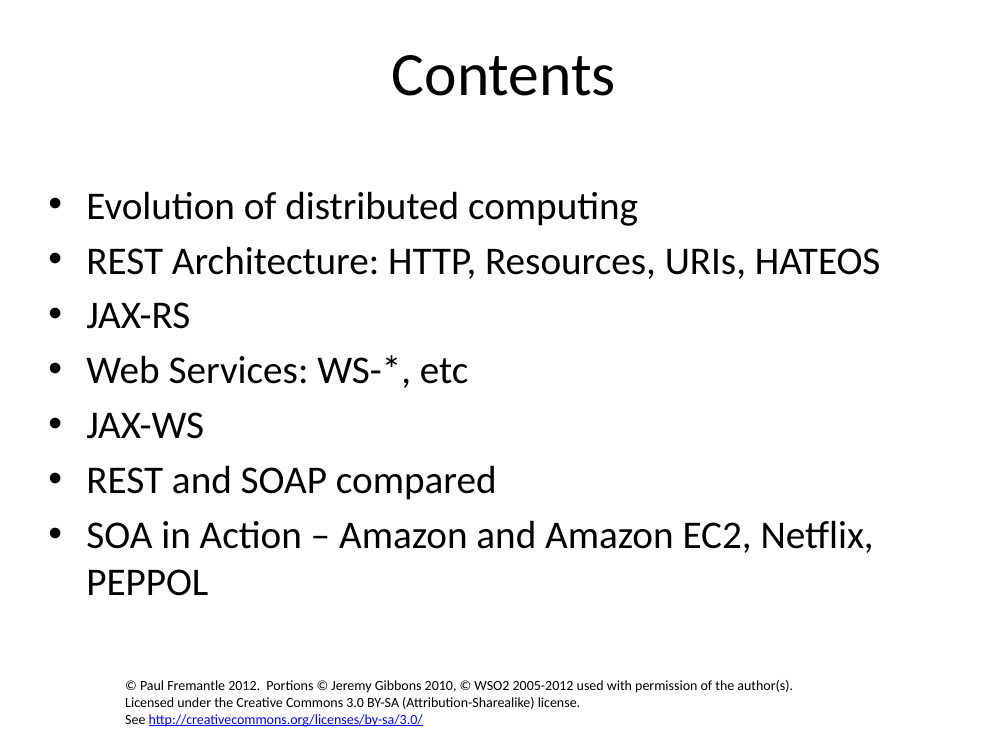
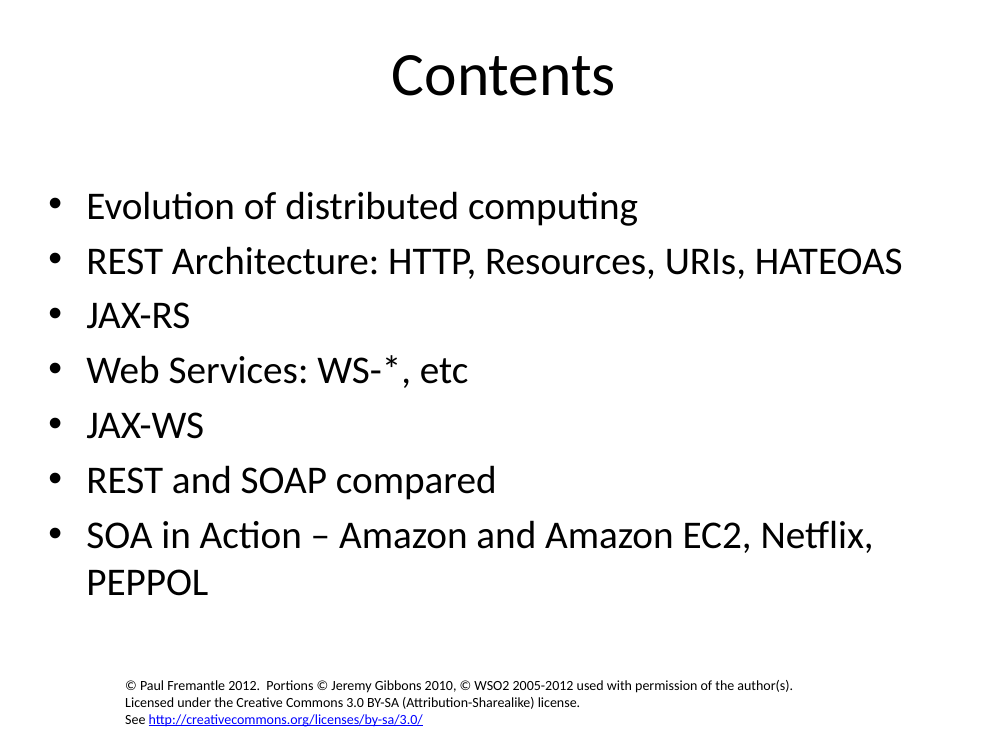
Before and after one commit to pzfreo/ox-soa-old, a slide deck: slide 5 of presentations/00-intro.pptx. Drawn at 1008x756 pixels with LibreOffice and Linux fonts; fonts in the diff are those of the drawing; background and template pictures are left out. Boxes give left, top, right and bottom in pixels: in the first picture for what was removed or moved away, otherwise in the second. Text is boxed around its words. In the diff, an @@ line names an element or a change of style, - is before the commit and + after.

```diff
--- a/presentations/00-intro.pptx
+++ b/presentations/00-intro.pptx
@@ text at (86,246,903,279): text changed @@
-• REST Architecture: HTTP, Resources, URIs, HATEOS
+• REST Architecture: HTTP, Resources, URIs, HATEOAS
```
Also in this commit, not shown: 7 other files.
